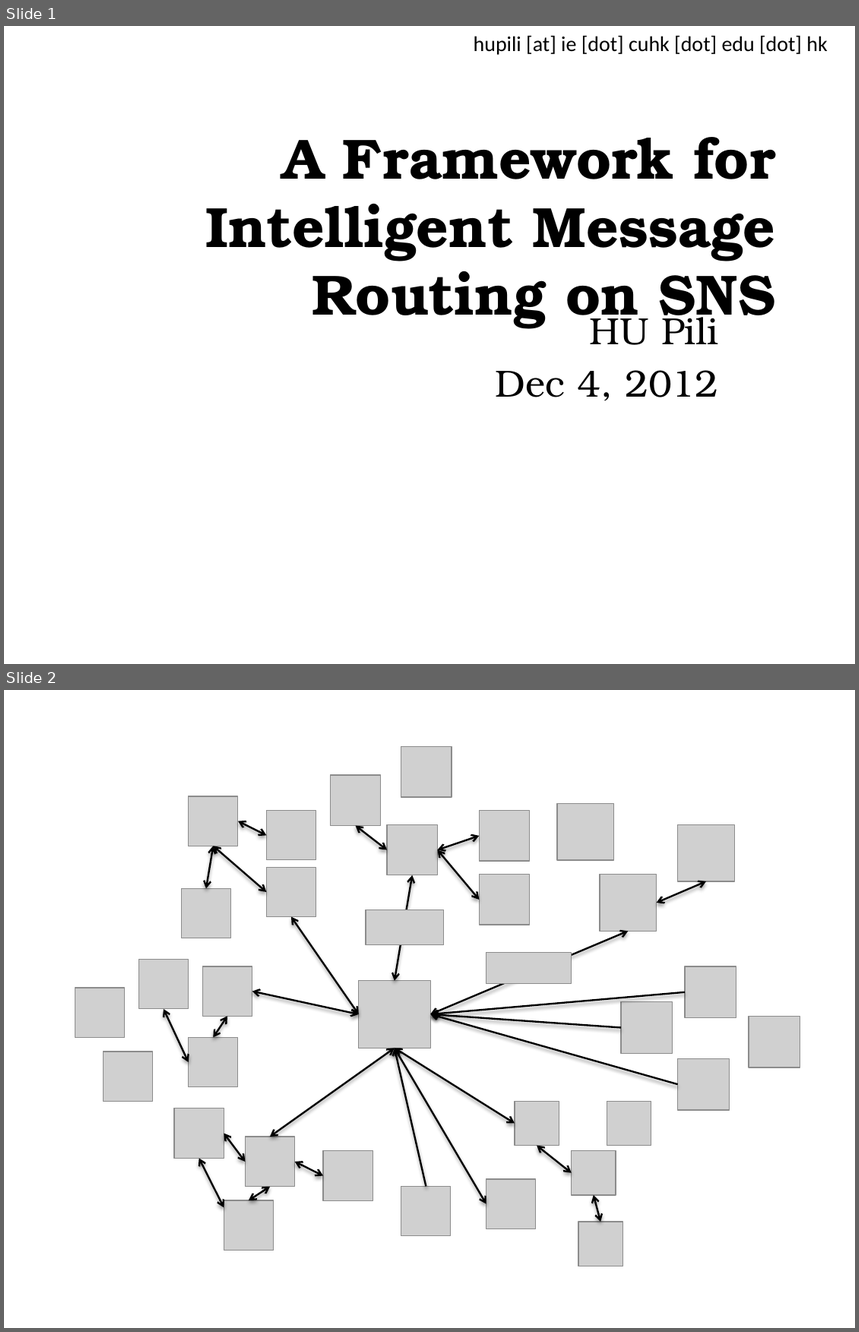
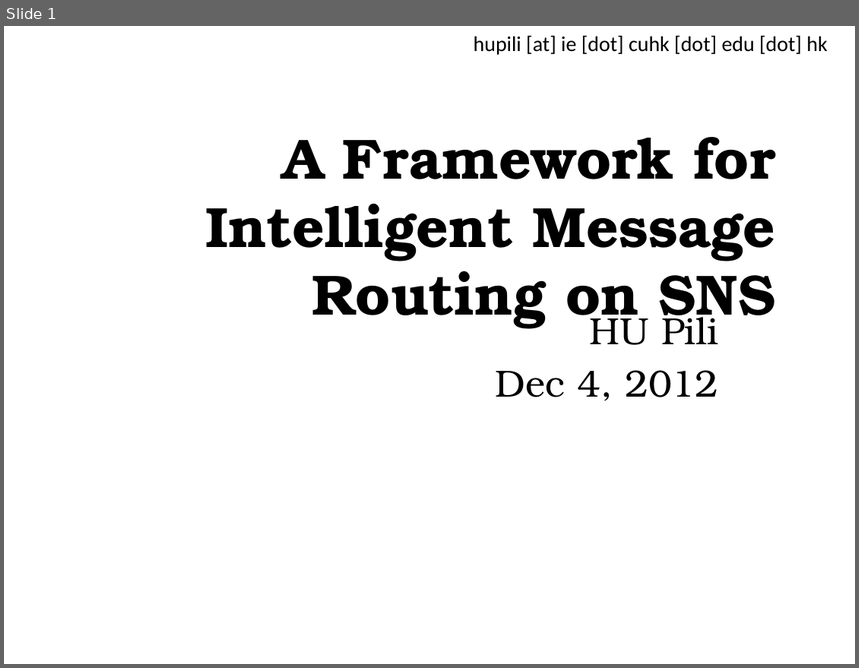
Before and after one commit to hupili/sns-router, a slide deck: doc/presentation/presentation-white.pptx. Shown one above the other, each under a label of ours: slides 1 and 2 before the commit, slide 1 after it. The pictures are 859x1332 and 859x668 pixels, drawn with LibreOffice and Linux fonts; fonts in the diff are those of the drawing; grey boxes stand for pictures. Boxes give left, top, right and bottom in pixels: in the first picture for what was removed or moved away, otherwise in the second. Text is boxed around its words. In the diff, an @@ line names an element or a change of style, - is before the commit and + after.

```diff
--- a/doc/presentation/presentation-white.pptx
+++ b/doc/presentation/presentation-white.pptx
@@ slide 2 removed at bbox=[4, 690, 855, 1328], background #FFFFFF @@
@@ group removed at bbox=[330, 747, 529, 981]: 5 pictures, 4 double arrows @@
@@ group removed at bbox=[430, 803, 735, 1015]: 3 pictures, 2 double arrows @@
@@ group removed at bbox=[181, 796, 359, 1015]: 4 pictures, 4 double arrows @@
@@ picture removed at bbox=[366, 910, 444, 945] @@
@@ picture removed at bbox=[487, 952, 572, 983] @@
@@ picture removed at bbox=[359, 981, 430, 1049] @@
@@ group removed at bbox=[75, 960, 359, 1101]: 5 pictures, 3 double arrows @@
@@ group removed at bbox=[430, 967, 800, 1110]: 4 pictures, 3 arrows @@
@@ group removed at bbox=[174, 1049, 395, 1251]: 5 double arrows, 4 pictures @@
@@ double arrow removed from (487, 1204) to (395, 1049) @@
@@ arrow removed from (427, 1186) to (395, 1049) @@
@@ group removed at bbox=[395, 1049, 651, 1266]: 4 pictures, 3 double arrows @@
@@ picture removed at bbox=[401, 1186, 451, 1236] @@
@@ picture removed at bbox=[487, 1179, 536, 1229] @@
```
Also in this commit, not shown: 1 slide added, 1 other file.
